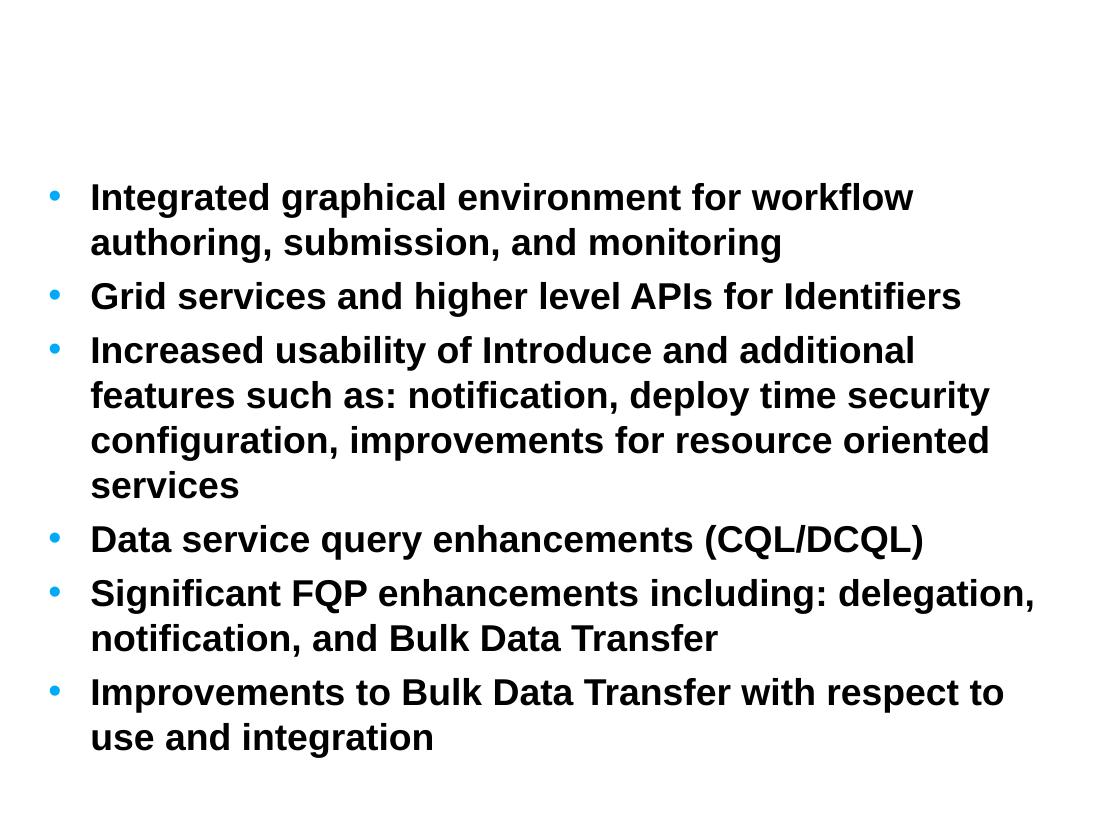
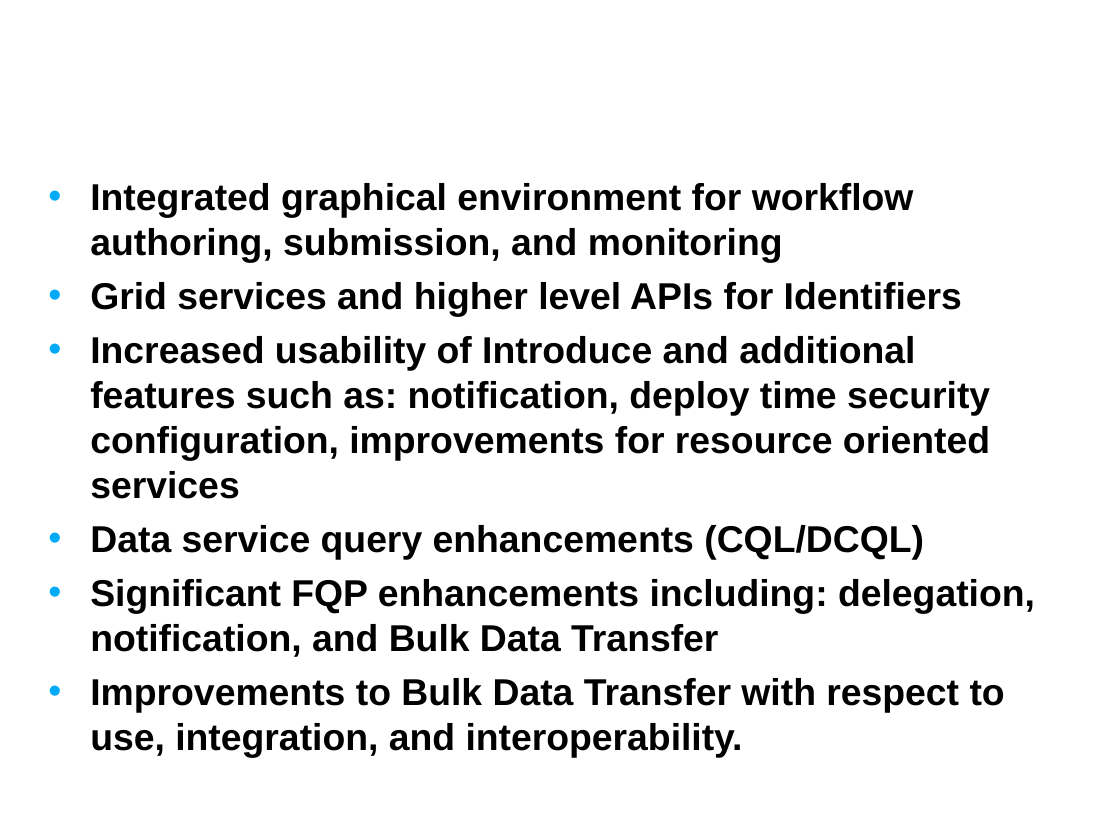
Before and after one commit to NCIP/cagrid-portal, a slide deck: slide 5 of cagrid-1-0/Documentation/presentations/200708_VCDE_ARCH/20070807_Day2_caGrid-2.0_Plans.ppt. Drawn at 1120x840 pixels with LibreOffice and Linux fonts; fonts in the diff are those of the drawing; background and template pictures are left out. Boxes give left, top, right and bottom in pixels: in the first picture for what was removed or moved away, otherwise in the second. Text is boxed around its words. In the diff, an @@ line names an element or a change of style, - is before the commit and + after.

```diff
--- a/cagrid-1-0/Documentation/presentations/200708_VCDE_ARCH/20070807_Day2_caGrid-2.0_Plans.ppt
+++ b/cagrid-1-0/Documentation/presentations/200708_VCDE_ARCH/20070807_Day2_caGrid-2.0_Plans.ppt
@@ text at [90,678,1005,758]: text changed @@
-• Improvements to Bulk Data Transfer with respect to use and integration
+• Improvements to Bulk Data Transfer with respect to use, integration, and interoperability.
```
